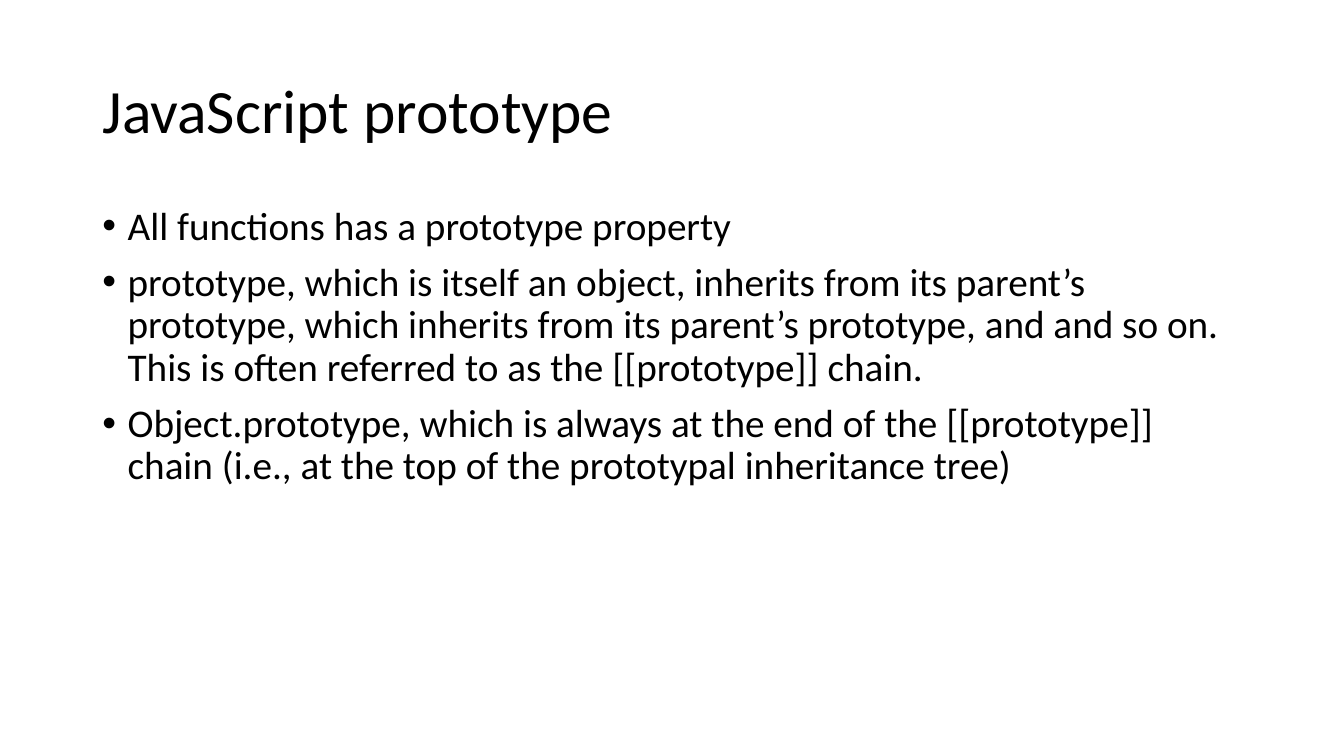
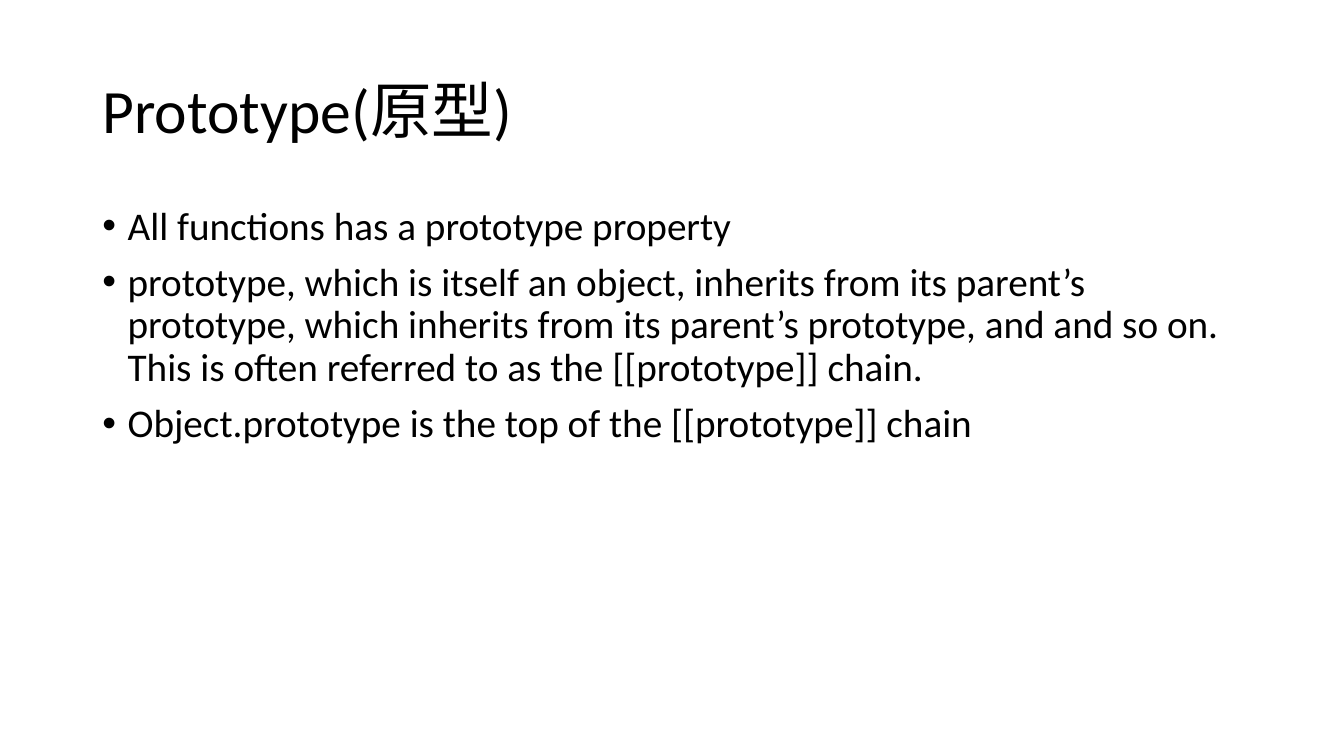
Before and after one commit to logan2013/java8, a slide deck: slide 21 of JavaScript.pptx (slide 14 before the commit). Drawn at 1344x756 pixels with LibreOffice and Linux fonts; fonts in the diff are those of the drawing. Boxes give left, top, right and bottom in pixels: in the first picture for what was removed or moved away, otherwise in the second. Text is boxed around its words. In the diff, an @@ line names an element or a change of style, - is before the commit and + after.

Commit message:
JavaScript

```diff
--- a/JavaScript.pptx
+++ b/JavaScript.pptx
@@ title at bbox=[102, 82, 512, 143]: text changed @@
-JavaScript prototype
+Prototype(原型)
@@ text at bbox=[128, 408, 971, 444]: text changed @@
-• Object.prototype, which is always at the end of the [[prototype]] chain (i.e., at the top of the prototypal inheritance tree)
+• Object.prototype is the top of the [[prototype]] chain
```
Also in this commit, not shown: 21 other slides changed, 22 slides added, 7 slides removed.
